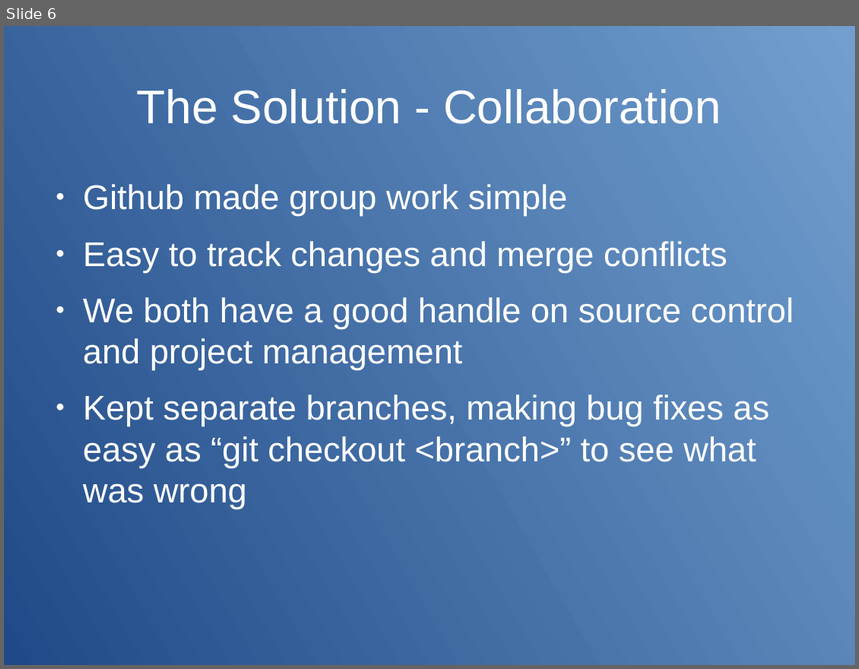
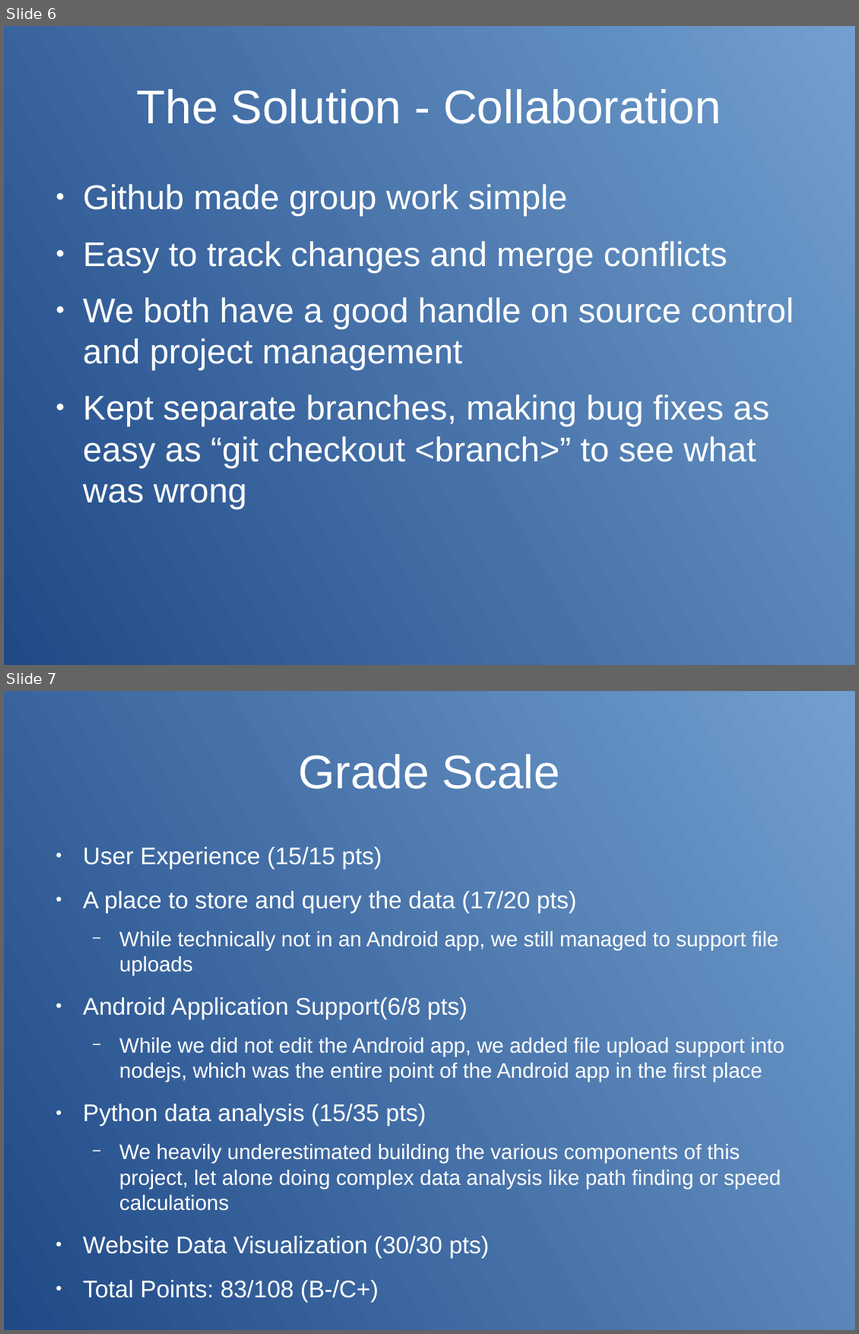
Before and after one commit to Joelasaur/UP-Trail-Networks, a slide deck: docs/presentation.odp. Shown one above the other, each under a label of ours: slide 6 before the commit, slides 6 and 7 after it. The pictures are 859x669 and 859x1334 pixels, drawn with LibreOffice and Linux fonts; fonts in the diff are those of the drawing. Boxes give left, top, right and bottom in pixels: in the first picture for what was removed or moved away, otherwise in the second. Text is boxed around its words. In the diff, an @@ line names an element or a change of style, - is before the commit and + after.

```diff
--- a/docs/presentation.odp
+++ b/docs/presentation.odp
@@ slide 7 added at bbox=[4, 691, 855, 1330], background gradient #729FCF to #204A87 @@
@@ title added at bbox=[298, 754, 560, 789], 44 pt, text #FFFFFF @@
+Grade Scale
@@ text added at bbox=[83, 847, 785, 1302], 19.6 pt, text #FFFFFF @@
+● User Experience (15/15 pts)
+● A place to store and query the data (17/20 pts)
+  − While technically not in an Android app, we still managed to support file uploads
+● Android Application Support(6/8 pts)
+  − While we did not edit the Android app, we added file upload support into nodejs, which was the entire point of the Android app in the first place
+● Python data analysis (15/35 pts)
+  − We heavily underestimated building the various components of this project, let alone doing complex data analysis like path finding or speed calculations
+● Website Data Visualization (30/30 pts)
+● Total Points: 83/108 (B-/C+)
```
Also in this commit, not shown: 1 other file.
